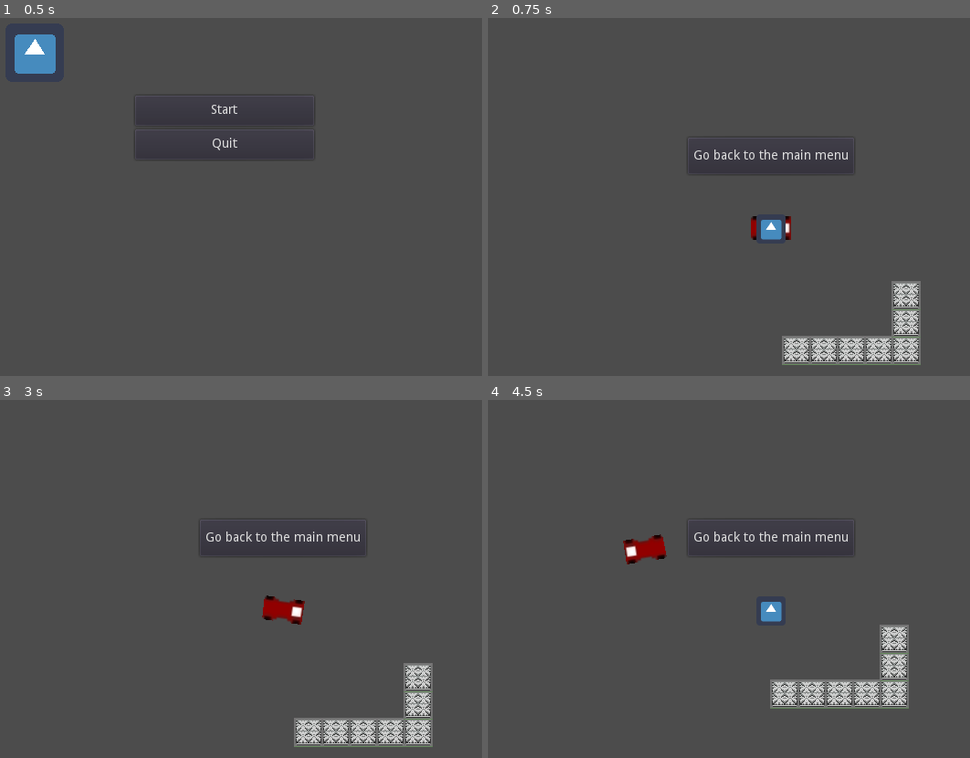
Above: before the commit, frames 1-4 (two rows, left to right).
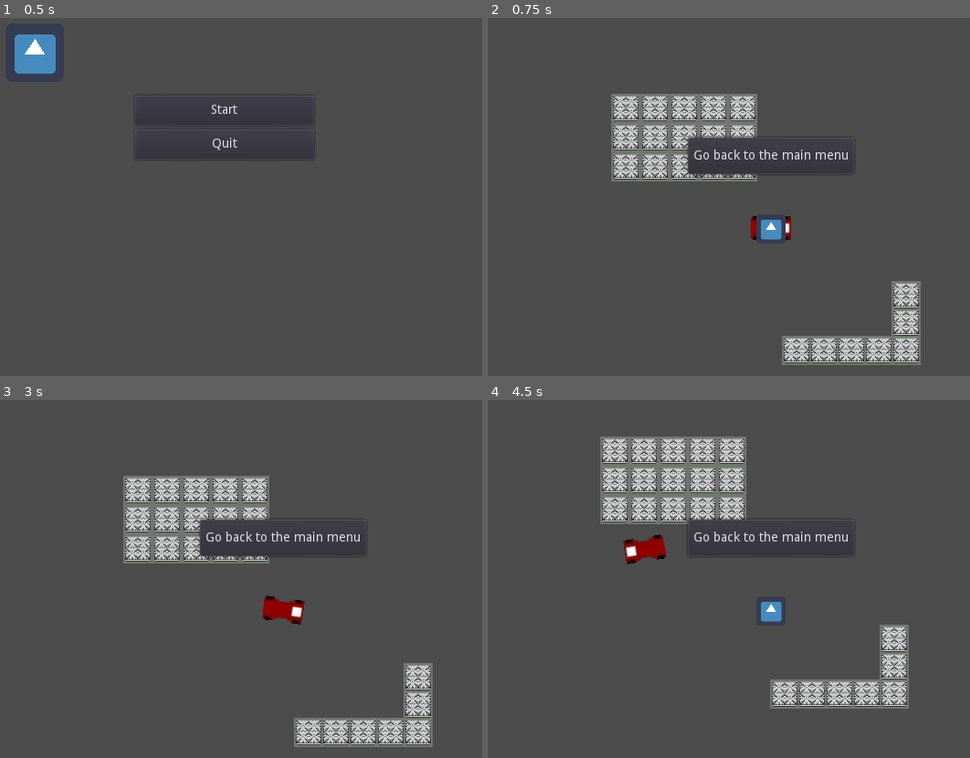
Above: after the commit, the same moments.

Repository: svntax/LD41-C2IG
Game: Godot game, scene res://Scenes/main_menu.tscn
The game is run twice, just before and just after one commit, with the same random seed, the same clock (stepped at 60 frames per second) and the same inputs. The engine's default icon, where the game draws it, is replaced by a stand-in: a white triangle on a blue panel in a dark square.
Inputs:
- Up to frame 1 (0.5 s): no input
- Up to frame 2 (0.75 s): click "Start" at 0.5 s
- Up to frame 3 (3 s): click "Go back to the main menu" at 1.25 s; click "Start" at 2 s; tap Enter at 2.75 s; hold D (STEER_RIGHT) from 2.78 s (still down); tap Space (RIDE_VEHICLE) at 2.85 s
- Up to frame 4 (4.5 s): release D (STEER_RIGHT) at 3.53 s; hold S (BRAKE) 3.53-4.28 s; tap Space (RIDE_VEHICLE) at 3.6, 4.35 s; hold D (STEER_RIGHT) from 4.28 s (still down)

Frame 1 is identical in both runs. In frame 2, 5.6% of the frame differs, in the area x 25-56%, y 21-46%; in frame 3, 5.6%; in frame 4, 6.9%, in the area x 23-54%, y 10-35%.

Commit message:
Add Automatic Tile Placement

Diff:
--- /dev/null
+++ b/Scenes/Terrain.tscn
@@ -0,0 +1,7 @@
+[gd_scene load_steps=2 format=2]
+
+[ext_resource path="res://Scripts/TerrainGen.gd" type="Script" id=1]
+
+[node name="TerrainGenerator" type="Node2D" index="0"]
+
+script = ExtResource( 1 )
--- a/Scenes/gameplay.tscn
+++ b/Scenes/gameplay.tscn
@@ -1,8 +1,9 @@
-[gd_scene load_steps=4 format=2]
+[gd_scene load_steps=5 format=2]
 
 [ext_resource path="res://Scenes/player.tscn" type="PackedScene" id=1]
 [ext_resource path="res://Scenes/pause_menu_ui.tscn" type="PackedScene" id=2]
 [ext_resource path="res://Scenes/wall.tscn" type="PackedScene" id=3]
+[ext_resource path="res://Scenes/Terrain.tscn" type="PackedScene" id=4]
 
 [node name="Game" type="Node2D"]
 
@@ -52,3 +53,5 @@
 [node name="Wall7" parent="." index="8" instance=ExtResource( 3 )]
 
 position = Vector2( 306.616, 205.191 )
+
+[node name="TerrainGenerator" parent="." index="9" instance=ExtResource( 4 )]
--- /dev/null
+++ b/Scripts/TerrainGen.gd
@@ -0,0 +1,30 @@
+extends Node2D
+
+# class member variables go here, for example:
+# var a = 2
+# var b = "textvar"
+var scene;
+var TILE_SIZE = 32;
+
+var grid = [];
+
+func _ready():
+	# Called every time the node is added to the scene.
+	# Initialization here
+	var WIDTH = 5;
+	var HEIGHT = 3;
+	scene = load("res://Scenes/wall.tscn")
+	for i in range(0, WIDTH):
+		var row = [];
+		for j in range(0,HEIGHT):
+
+			var block = scene.instance()
+			block.position = Vector2(i*TILE_SIZE, j*TILE_SIZE)
+			add_child(block)
+			row.append(block);
+		grid.append(row);
+
+#func _process(delta):
+#	# Called every frame. Delta is time since last frame.
+#	# Update game logic here.
+#	pass
